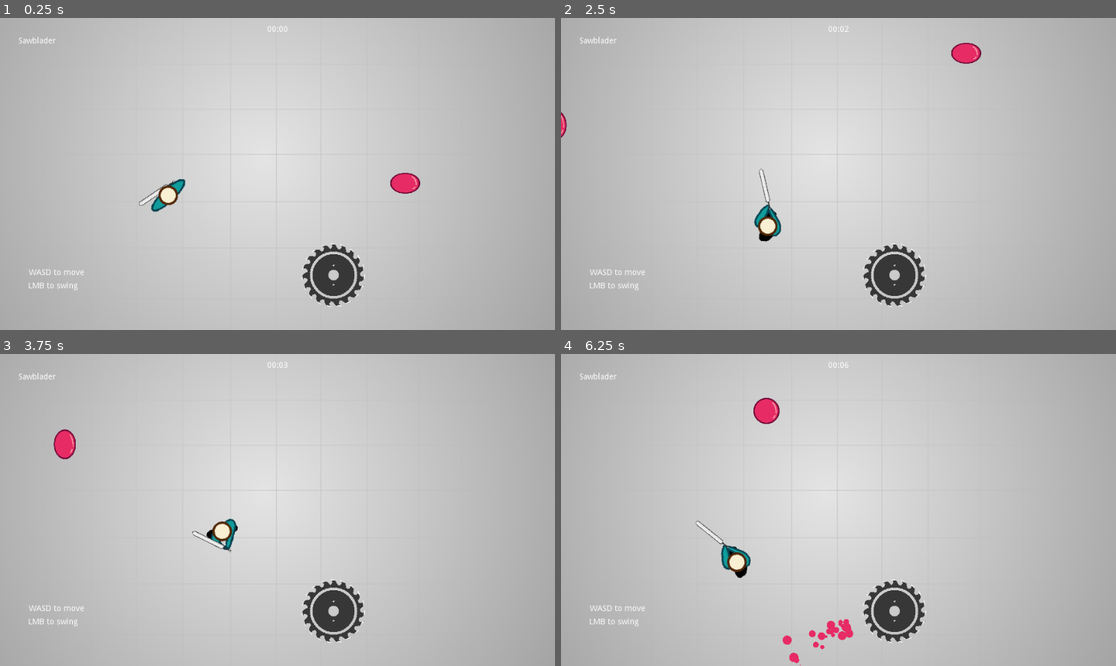
Above: before the commit, frames 1-4 (two rows, left to right).
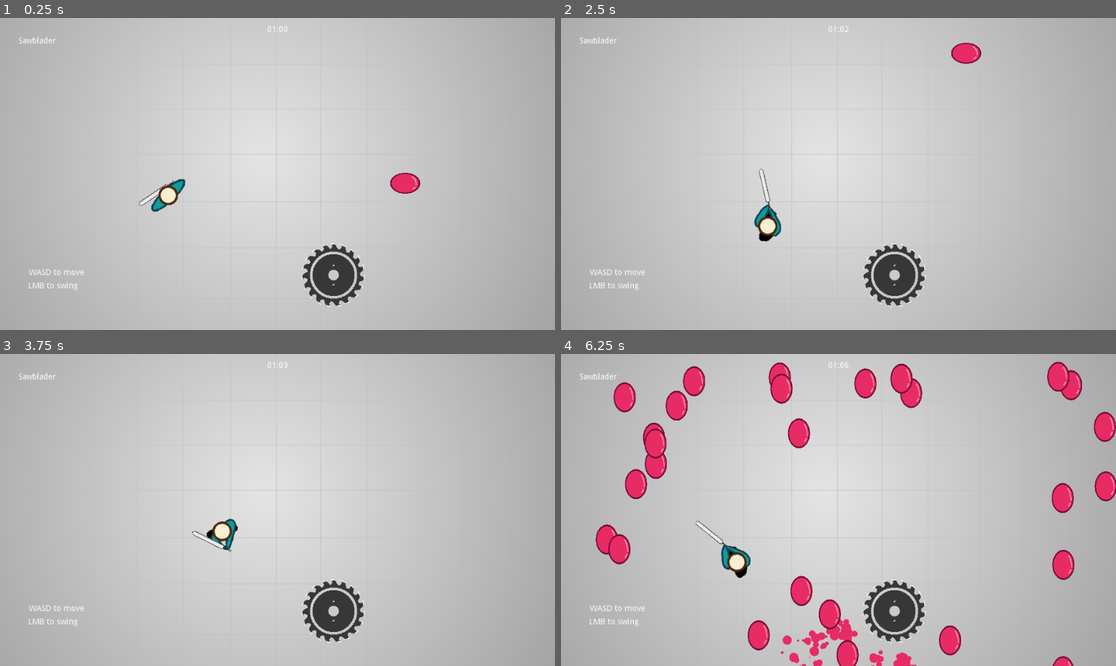
Above: after the commit, the same moments.

Repository: Zircon332/Sawblader
Game: Godot game, scene res://scenes/main.tscn
The game is run twice, just before and just after one commit, with the same random seed, the same clock (stepped at 60 frames per second) and the same inputs.
Inputs (mouse positions are in pixels of both pictures, inside the frame that each line leads up to):
- Up to frame 1 (0.25 s): no input
- Up to frame 2 (2.5 s): move the mouse to (960, 158) at 0.52 s; hold D (move_right) 0.53-1.28 s; click (960, 158) at 0.6 s; move the mouse to (727, 189) at 1.27 s; hold S (move_down) 1.28-2.03 s; click (727, 189) at 1.35 s; move the mouse to (894, 105) at 2.02 s; hold D (move_right) from 2.03 s (still down); click (894, 105) at 2.1 s
- Up to frame 3 (3.75 s): move the mouse to (249, 572) at 2.77 s; release D (move_right) at 2.78 s; hold W (move_up) 2.78-3.53 s; click (249, 572) at 2.85 s; move the mouse to (444, 556) at 3.52 s; hold A (move_left) from 3.53 s (still down); click (444, 556) at 3.6 s
- Up to frame 4 (6.25 s): move the mouse to (672, 463) at 4.27 s; click (672, 463) at 4.35 s; move the mouse to (866, 510) at 5.02 s; release A (move_left) at 5.03 s; hold S (move_down) 5.03-5.78 s; click (866, 510) at 5.1 s; move the mouse to (755, 432) at 5.77 s; hold D (move_right) from 5.78 s (still down); click (755, 432) at 5.85 s

The runs differ from the first frame. In frame 1, less than 0.1% of the frame differs, in the area x 49-50%, y 2-5%; in frame 2, less than 0.1%; in frame 3, 0.3%; in frame 4, 8.2%, in the area x 6-100%, y 2-100%.

Commit message:
added spawn scale

Diff:
--- a/scenes/main.gd
+++ b/scenes/main.gd
@@ -6,7 +6,7 @@
 onready var spawner = $Spawner
 
 var game_state = GAME_STATES.START
-var time_elapsed = 0
+var time_elapsed = 60
 
 
 func _ready():
@@ -25,10 +25,8 @@
 
 		GAME_STATES.PLAY:
 			time_elapsed += delta
+			$UI/HUD.set_time(time_elapsed)
+			spawner.set_pack_size(time_elapsed / 2)
 
 		GAME_STATES.END:
 			pass
-
-
-func _process(delta):
-	$UI/HUD.set_time(time_elapsed)
--- a/spawner/spawner.gd
+++ b/spawner/spawner.gd
@@ -2,6 +2,8 @@
 
 
 const entityScene := preload("res://entities/slime/slime.tscn")
+
+var pack_size = 1
 
 onready var context := get_parent()
 
@@ -31,7 +33,7 @@
 
 
 func _on_Timer_timeout():
-	spawn_pack(1)
+	spawn_pack(pack_size)
 
 
 func start_spawn():
@@ -40,3 +42,7 @@
 
 func set_spawn_interval(interval):
 	_timer.wait_time = interval
+
+
+func set_pack_size(size):
+	pack_size = size
--- a/spawner/spawner.tscn
+++ b/spawner/spawner.tscn
@@ -18,6 +18,6 @@
 rotation = 1.57154
 
 [node name="Timer" type="Timer" parent="."]
-wait_time = 2.0
+wait_time = 4.0
 
 [connection signal="timeout" from="Timer" to="." method="_on_Timer_timeout"]
